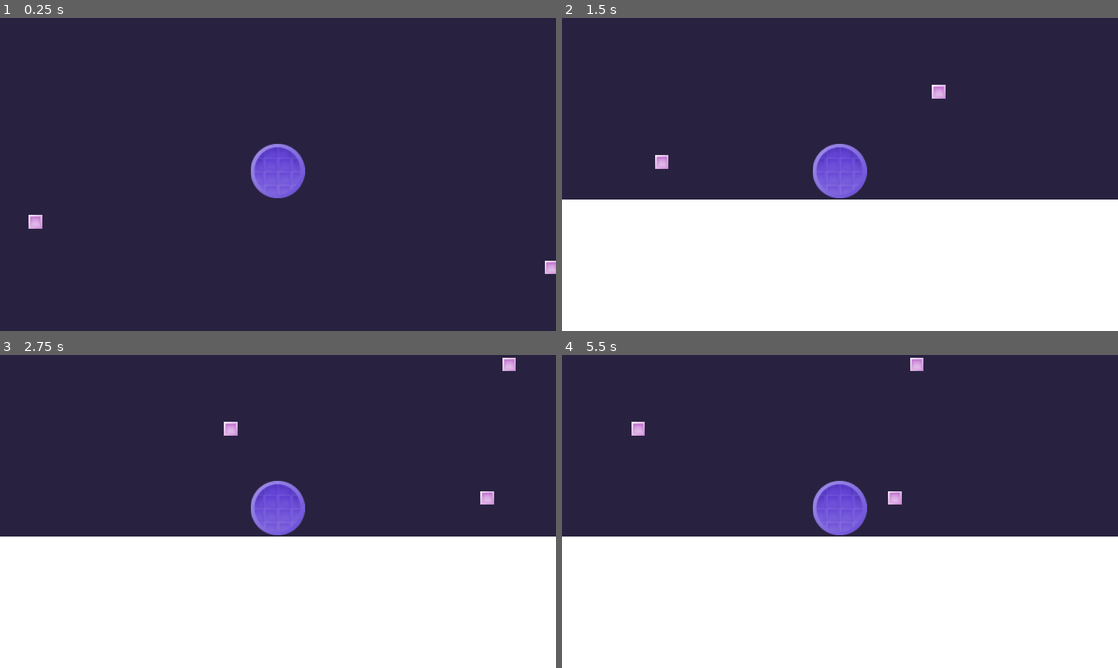
Above: before the commit, frames 1-4 (two rows, left to right).
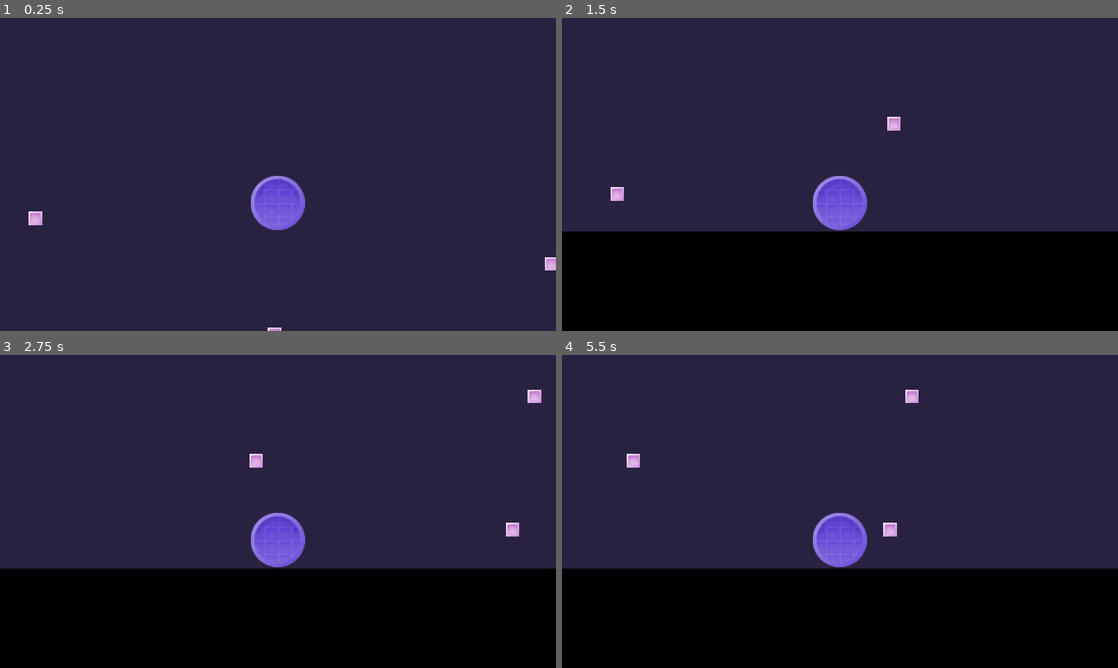
Above: after the commit, the same moments.

Repository: KaratePikachu/JamfestFall2024
Game: Godot game, scene res://Level/test_open_world.tscn
The game is run twice, just before and just after one commit, with the same random seed, the same clock (stepped at 60 frames per second) and the same inputs.
Inputs:
- Up to frame 1 (0.25 s): no input
- Up to frame 2 (1.5 s): hold D (move_right) from 0.53 s (still down); tap E (interact) at 0.6 s; tap Space (jump) at 0.77 s; tap 1 at 1.35 s
- Up to frame 3 (2.75 s): tap Space (jump) at 1.52 s; release D (move_right) at 2.03 s; hold A (move_left) from 2.03 s (still down); tap E (interact) at 2.1 s
- Up to frame 4 (5.5 s): release A (move_left) at 2.78 s; hold D (move_right) 2.78-4.28 s; tap 1 at 2.85, 4.35 s; tap Space (jump) at 3.02, 3.77, 4.52 s; tap E (interact) at 3.6, 5.1 s; hold A (move_left) 4.28-5.03 s; hold D (move_right) from 5.03 s (still down)

The runs differ from the first frame. In frame 1, 2.3% of the frame differs, in the area x 5-100%, y 40-100%; in frame 2, 44%; in frame 3, 44%, in the area x 0-100%, y 0-100%; in frame 4, 44%.

Commit message:
things :D

Diff:
--- /dev/null
+++ b/Enviorment/death_square.gd
@@ -0,0 +1,17 @@
+extends Area2D
+
+
+# Called when the node enters the scene tree for the first time.
+func _ready() -> void:
+	pass # Replace with function body.
+
+
+# Called every frame. 'delta' is the elapsed time since the previous frame.
+func _process(delta: float) -> void:
+	pass
+
+
+func _on_body_entered(body: Node2D) -> void:
+	print("AAAAAAAAAAAAAAAA")
+	if body is Player:
+		body.set_global_position(Vector2(0,0))
--- /dev/null
+++ b/Enviorment/death_square.tscn
@@ -0,0 +1,22 @@
+[gd_scene load_steps=3 format=3 uid="uid://b68p8jegitusu"]
+
+[ext_resource type="Script" path="res://Enviorment/death_square.gd" id="1_1p08j"]
+
+[sub_resource type="RectangleShape2D" id="RectangleShape2D_guef2"]
+
+[node name="DeathSquare" type="Area2D"]
+collision_layer = 255
+collision_mask = 255
+script = ExtResource("1_1p08j")
+
+[node name="CollisionShape2D" type="CollisionShape2D" parent="."]
+shape = SubResource("RectangleShape2D_guef2")
+
+[node name="ColorRect" type="ColorRect" parent="CollisionShape2D"]
+offset_left = -10.0
+offset_top = -10.0
+offset_right = 10.0
+offset_bottom = 10.0
+color = Color(1, 0, 0, 1)
+
+[connection signal="body_entered" from="." to="." method="_on_body_entered"]
--- a/Level/test_open_world.tscn
+++ b/Level/test_open_world.tscn
@@ -1,12 +1,18 @@
-[gd_scene load_steps=4 format=3 uid="uid://bubey2aaxawy6"]
+[gd_scene load_steps=5 format=3 uid="uid://bubey2aaxawy6"]
 
 [ext_resource type="PackedScene" uid="uid://u5vlmp8hm4ku" path="res://Player/player.tscn" id="1_svam2"]
+[ext_resource type="PackedScene" uid="uid://b68p8jegitusu" path="res://Enviorment/death_square.tscn" id="2_sh6tp"]
 [ext_resource type="Texture2D" uid="uid://cxl5cvsgyxcoe" path="res://Level/TestLevel/princess.png" id="2_wrlyu"]
 
 [sub_resource type="RectangleShape2D" id="RectangleShape2D_jw1re"]
 size = Vector2(1527.41, 382.014)
 
 [node name="TestOpenWorld" type="Node2D"]
+position = Vector2(-466, -368)
+
+[node name="DeathSquare" parent="." instance=ExtResource("2_sh6tp")]
+position = Vector2(-8, 557)
+scale = Vector2(0.702462, 37.3872)
 
 [node name="StaticBody2D" type="StaticBody2D" parent="."]
 position = Vector2(-66, 610)
@@ -22,18 +28,19 @@
 offset_right = 29.7611
 offset_bottom = 31.1263
 scale = Vector2(37.5051, 9.19112)
+color = Color(0, 0, 0, 1)
 
 [node name="Player" parent="StaticBody2D" instance=ExtResource("1_svam2")]
 position = Vector2(375.427, -269.625)
 
 [node name="Camera2D" type="Camera2D" parent="StaticBody2D/Player"]
-position = Vector2(-0.682556, 4.09557)
-scale = Vector2(0.682594, 0.682594)
+position = Vector2(-0.682969, -33.4467)
 
 [node name="temp" type="Node2D" parent="."]
 
 [node name="Princess" type="Sprite2D" parent="temp"]
 position = Vector2(477, 532)
+rotation = 0.00454109
 scale = Vector2(1.465, 1.465)
 texture = ExtResource("2_wrlyu")
 
--- a/Player/player.gd
+++ b/Player/player.gd
@@ -1,9 +1,9 @@
 class_name Player extends CharacterBody2D
 
-const WALK_FORCE = 1000
-const WALK_MAX_SPEED = 400
+const WALK_FORCE = 2000
+const WALK_MAX_SPEED = 450
 const STOP_FORCE = 1800
-const JUMP_SPEED = 400
+const JUMP_SPEED = 1000
 
 static var instance : Player
 
--- a/Player/player.tscn
+++ b/Player/player.tscn
@@ -17,7 +17,6 @@
 
 [node name="CollisionShape2D" type="CollisionShape2D" parent="."]
 position = Vector2(-0.315559, 0.157784)
-
 shape = SubResource("CircleShape2D_q0k8u")
 
 [node name="Circle" type="Sprite2D" parent="."]
--- a/project.godot
+++ b/project.godot
@@ -29,6 +29,7 @@
 [file_customization]
 
 folder_colors={
+"res://Enviorment/": "orange",
 "res://Interactable/": "red",
 "res://Level/": "green",
 "res://Objects/": "gray",
@@ -79,6 +80,7 @@
 [physics]
 
 common/physics_ticks_per_second=120
+2d/default_gravity=3000
 
 [rendering]
 
